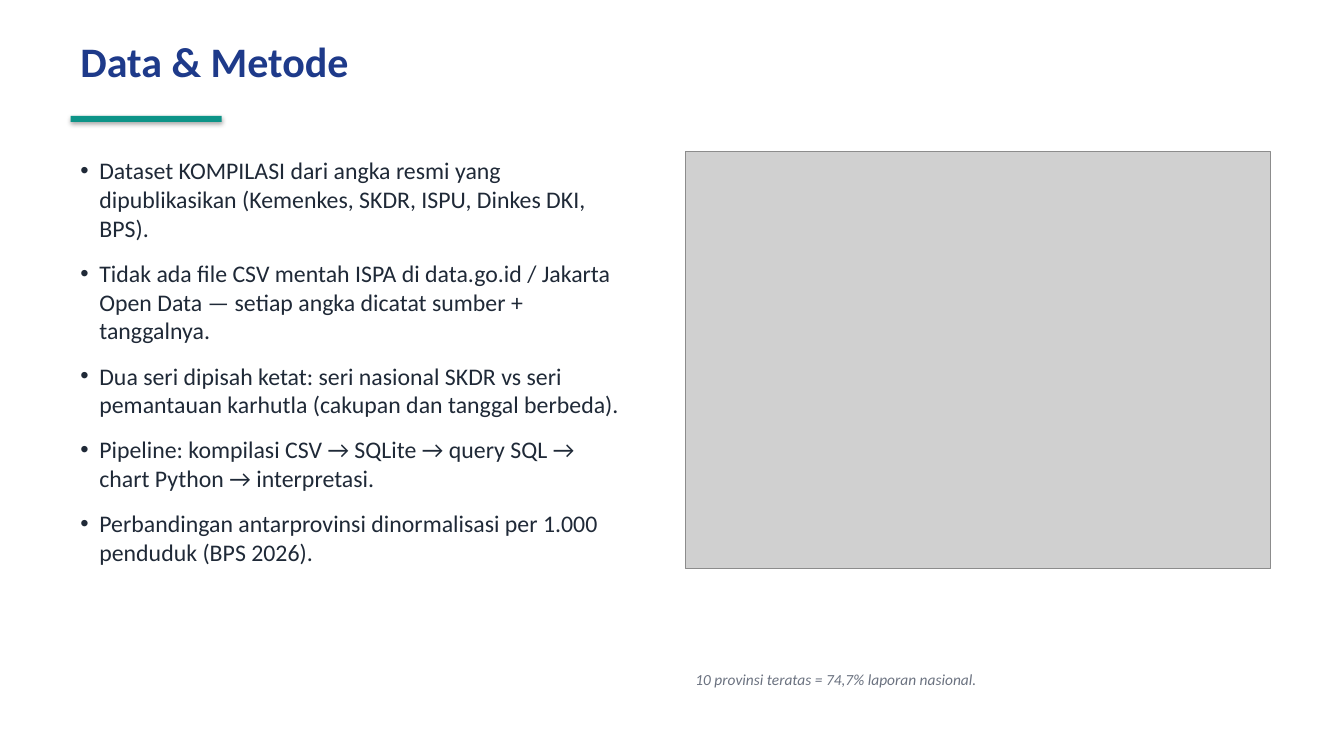
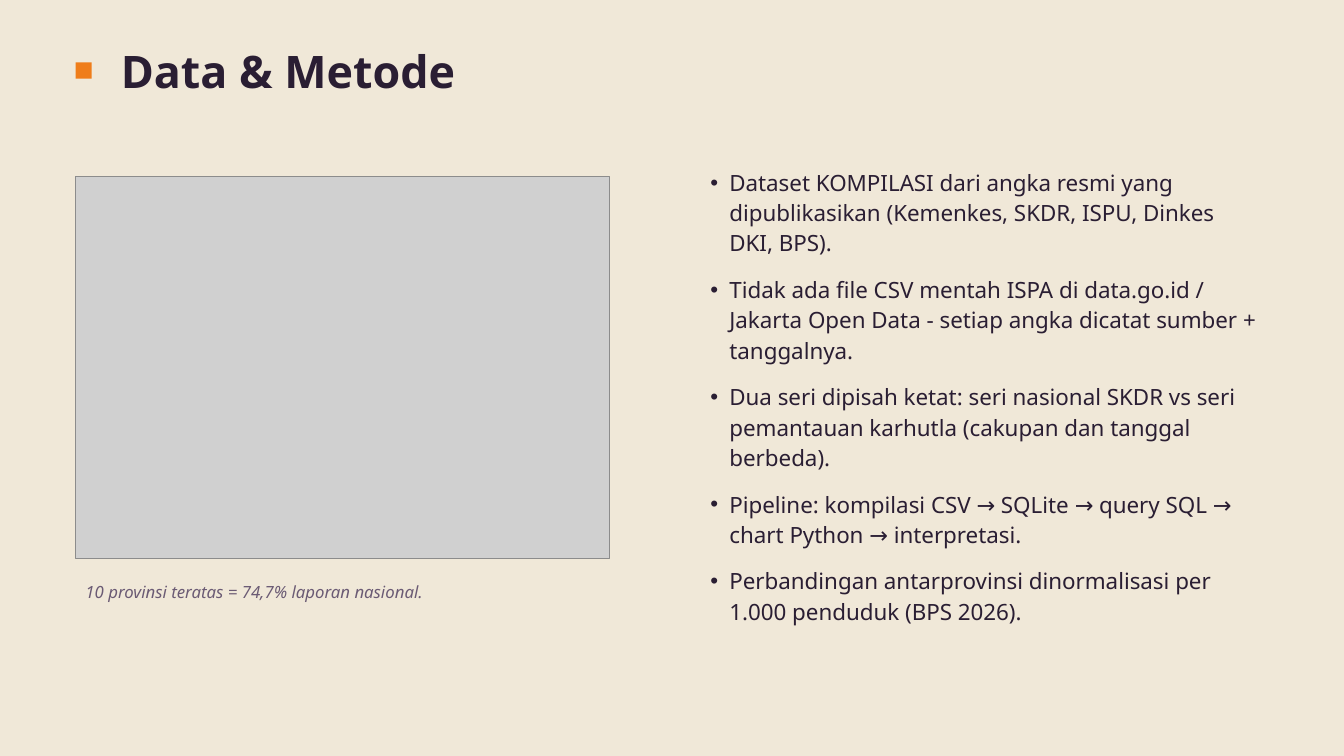
Before and after one commit to baghizash/ispa-indonesia-2026-analysis, a slide deck: slide 3 of Portofolio-Analisis-ISPA-Indonesia.pptx. Drawn at 1344x756 pixels with LibreOffice and Linux fonts; fonts in the diff are those of the drawing; grey boxes stand for pictures. Boxes give left, top, right and bottom in pixels: in the first picture for what was removed or moved away, otherwise in the second. Text is boxed around its words. In the diff, an @@ line names an element or a change of style, - is before the commit and + after.

```diff
--- a/Portofolio-Analisis-ISPA-Indonesia.pptx
+++ b/Portofolio-Analisis-ISPA-Indonesia.pptx
@@ background #FFFFFF to #F0E8D8 @@
@@ text "Data & Metode": place and size @@
-text "Data & Metode" at (80, 47, 349, 78)
+text "Data & Metode" at (121, 54, 455, 89)
@@ text "Data & Metode" at (121, 54, 455, 89): size 30 to 32 pt, font Calibri to Noto Sans, text colour #1E3A8A to #2A1E33; less space between paragraphs @@
@@ rectangle added at (76, 63, 92, 79), fill #EF7D1A @@
@@ rectangle removed at (71, 116, 222, 122) @@
@@ picture added at (76, 176, 610, 559) @@
@@ picture removed at (686, 151, 1270, 569) @@
@@ text "Dataset KOMPILASI dari angka resmi ...": place and size @@
-text "Dataset KOMPILASI dari angka resmi ..." at (99, 162, 618, 565)
+text "Dataset KOMPILASI dari angka resmi ..." at (729, 174, 1237, 625)
@@ text at (729, 174, 1235, 625): size 17 to 16 pt, font Calibri to Noto Sans, text colour #1F2937 to #2A1E33 in "Dataset KOMPILASI dari angka resmi yang dipublikasikan ...", "Dua seri dipisah ketat: seri nasional SKDR ...", "Pipeline: kompilasi CSV → SQLite → query ...", "Perbandingan antarprovinsi dinormalisasi per 1.000 penduduk  ..."; line spacing 1 to 1.12 @@
@@ text at (729, 281, 1237, 364): text changed; size 17 to 16 pt; font Calibri to Noto Sans; text colour #1F2937 to #2A1E33 @@
-• Tidak ada file CSV mentah ISPA di data.go.id / Jakarta Open Data — setiap angka dicatat sumber + tanggalnya.
+• Tidak ada file CSV mentah ISPA di data.go.id / Jakarta Open Data - setiap angka dicatat sumber + tanggalnya.
@@ text "10 provinsi teratas = 74,7% ...": place and size @@
-text "10 provinsi teratas = 74,7% ..." at (695, 674, 977, 688)
+text "10 provinsi teratas = 74,7% ..." at (85, 585, 423, 602)
@@ text "10 provinsi teratas = 74,7% ..." at (85, 585, 423, 602): size 11 to 12 pt, font Calibri to Noto Sans, text colour #6B7280 to #6B5B74; less space between paragraphs @@
```
Also in this commit, not shown: 9 other slides changed.
